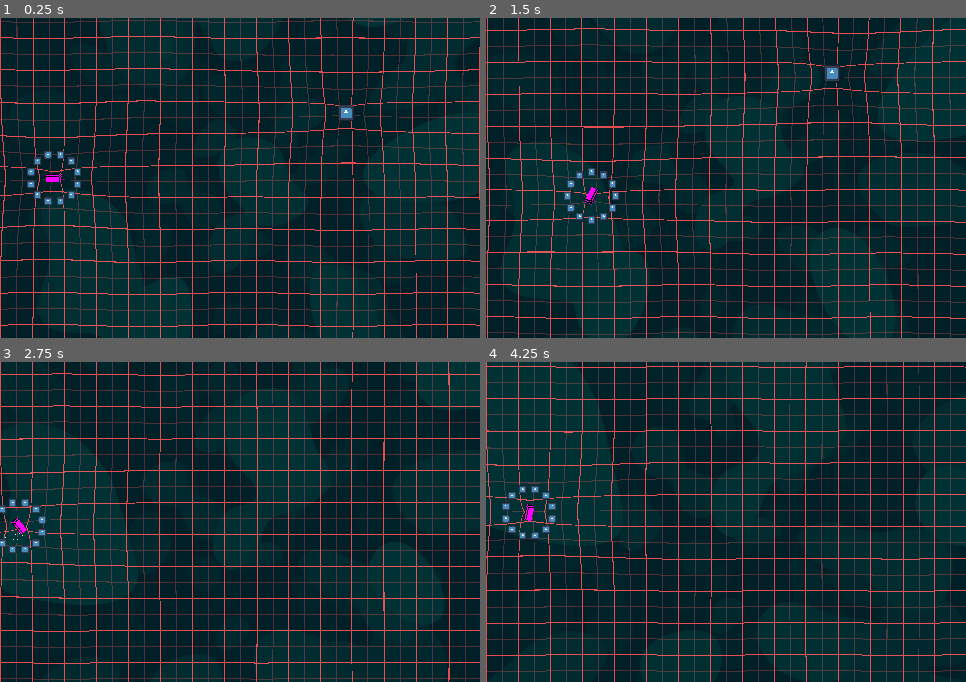
Above: before the commit, frames 1-4 (two rows, left to right).
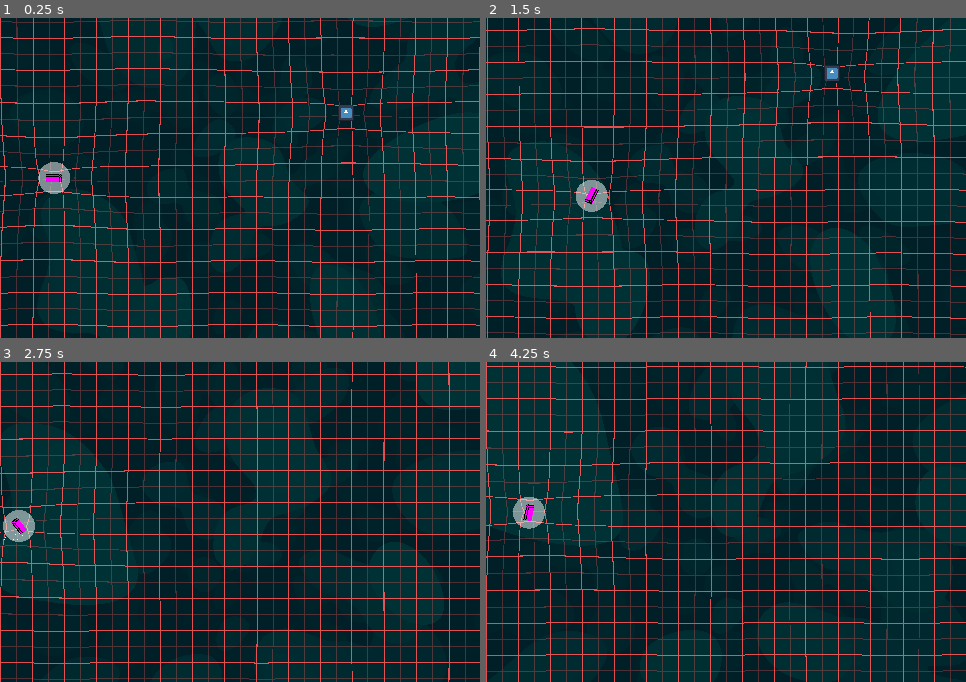
Above: after the commit, the same moments.

Repository: 3xcpy/roguelike-arcade-driving
Game: Godot game, scene res://scenes/main.tscn
Two runs of this game, one before a commit and one after it. Both use one fixed random seed, a clock stepped at 60 frames per second and the inputs below. The engine's default icon, where the game draws it, is replaced by a stand-in: a white triangle on a blue panel in a dark square.
Inputs:
- Up to frame 1 (0.25 s): no input
- Up to frame 2 (1.5 s): tap Enter at 0.5 s; hold Right (steer_right) 0.53-1.28 s; tap Alt at 0.6 s; hold Down from 1.28 s (still down); tap Shift at 1.35 s
- Up to frame 3 (2.75 s): release Down at 2.03 s; hold Right (steer_right) from 2.03 s (still down); tap Alt at 2.1 s
- Up to frame 4 (4.25 s): release Right (steer_right) at 2.78 s; hold Up 2.78-3.53 s; tap Shift at 2.85 s; hold Left (steer_left) from 3.53 s (still down); tap Alt at 3.6 s

The runs differ from the first frame. In frame 1, 0.9% of the frame differs, in the area x 5-17%, y 41-59%; in frame 2, 0.9%; in frame 3, 0.8%; in frame 4, 0.9%, in the area x 3-15%, y 38-56%.

Commit message:
aura aoe weapon

Diff:
--- /dev/null
+++ b/scenes/aura.tscn
@@ -0,0 +1,29 @@
+[gd_scene load_steps=6 format=3 uid="uid://chd5sgv2bhw3"]
+
+[ext_resource type="Texture2D" uid="uid://jxabck5vuije" path="res://icon.svg" id="1_2eort"]
+[ext_resource type="Script" uid="uid://dows6npxckv7w" path="res://scripts/aura.gd" id="1_bfq42"]
+[ext_resource type="Shader" uid="uid://d21ihhok85yj0" path="res://shaders/circle.gdshader" id="2_j8228"]
+
+[sub_resource type="CircleShape2D" id="CircleShape2D_bfq42"]
+radius = 16.0
+
+[sub_resource type="ShaderMaterial" id="ShaderMaterial_u8i4k"]
+shader = ExtResource("2_j8228")
+shader_parameter/color = Color(1, 1, 1, 0.4862745)
+
+[node name="Aura" type="Node2D"]
+script = ExtResource("1_bfq42")
+
+[node name="Area2D" type="Area2D" parent="."]
+top_level = true
+
+[node name="CollisionShape2D" type="CollisionShape2D" parent="Area2D"]
+shape = SubResource("CircleShape2D_bfq42")
+
+[node name="Sprite2D" type="Sprite2D" parent="Area2D"]
+z_index = -1
+material = SubResource("ShaderMaterial_u8i4k")
+scale = Vector2(0.25, 0.25)
+texture = ExtResource("1_2eort")
+
+[connection signal="area_entered" from="Area2D" to="." method="_on_area_2d_area_entered"]
--- a/scenes/player.tscn
+++ b/scenes/player.tscn
@@ -1,9 +1,10 @@
-[gd_scene load_steps=12 format=3 uid="uid://dhtn00310jucy"]
+[gd_scene load_steps=13 format=3 uid="uid://dhtn00310jucy"]
 
 [ext_resource type="Script" uid="uid://cldbibnmmw5k4" path="res://scripts/player.gd" id="1_3vyb7"]
 [ext_resource type="PackedScene" uid="uid://ce4htckcwoxf" path="res://scenes/distortion_emitter.tscn" id="2_g2els"]
 [ext_resource type="PackedScene" uid="uid://bntuqd1mxol3w" path="res://scenes/eyeballs.tscn" id="4_dqkch"]
 [ext_resource type="PackedScene" uid="uid://c2q16yc375m54" path="res://scenes/health_component.tscn" id="4_qlg0r"]
+[ext_resource type="PackedScene" uid="uid://chd5sgv2bhw3" path="res://scenes/aura.tscn" id="4_tuyoq"]
 
 [sub_resource type="RectangleShape2D" id="RectangleShape2D_u8vuu"]
 size = Vector2(8, 16)
@@ -74,7 +75,9 @@
 [node name="Weapons" type="Node2D" parent="."]
 
 [node name="Eyeballs" parent="Weapons" instance=ExtResource("4_dqkch")]
-amount = 12
+amount = 0
+
+[node name="Aura" parent="Weapons" instance=ExtResource("4_tuyoq")]
 
 [node name="HealthComponent" parent="." instance=ExtResource("4_qlg0r")]
 
--- /dev/null
+++ b/scripts/aura.gd
@@ -0,0 +1,24 @@
+extends Node2D
+
+var damage: float = 1.0
+@export var radius: float = 16.0
+
+@onready var area: Area2D = $Area2D
+
+
+func _ready() -> void:
+	set_radius(radius)
+
+
+func _physics_process(_delta: float) -> void:
+	area.global_position = global_position
+
+
+func _on_area_2d_area_entered(in_area: Area2D) -> void:
+	if in_area.has_method("damage"):
+		in_area.damage(damage)
+
+
+func set_radius(rad: float) -> void:
+	$Area2D/CollisionShape2D.shape.radius = rad
+	$Area2D/Sprite2D.scale = Vector2(rad*2.0/128.0, rad*2.0/128.0);
--- /dev/null
+++ b/shaders/circle.gdshader
@@ -0,0 +1,10 @@
+shader_type canvas_item;
+
+uniform vec4 color : source_color;
+
+void fragment() {
+	float dist = distance(UV, vec2(0.5));
+	float value = 1.0 - step(0.5, dist);
+
+	COLOR = color * value;
+}
Not shown, added: scripts/aura.gd.uid
Not shown, added: shaders/circle.gdshader.uid
